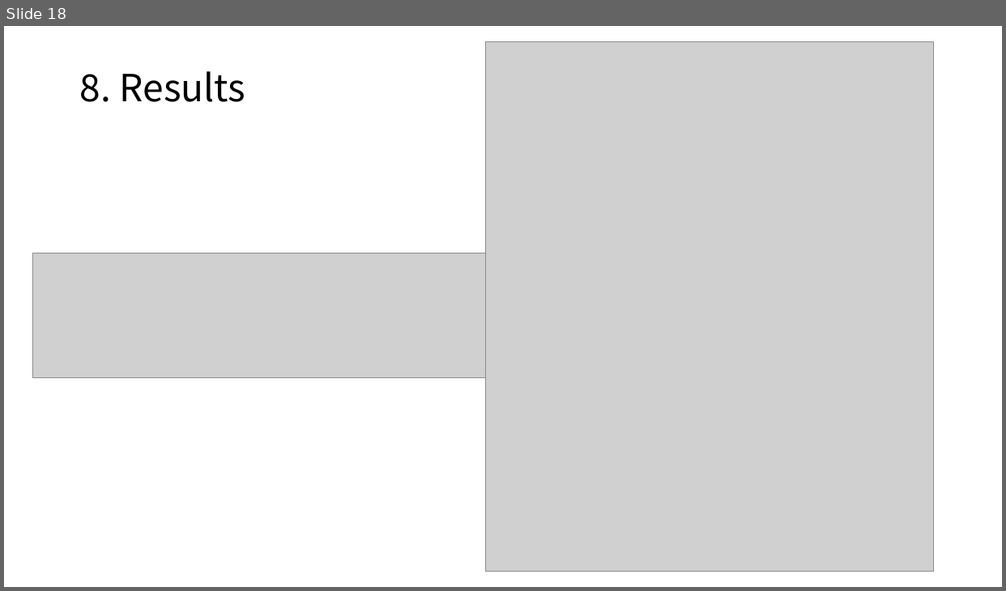
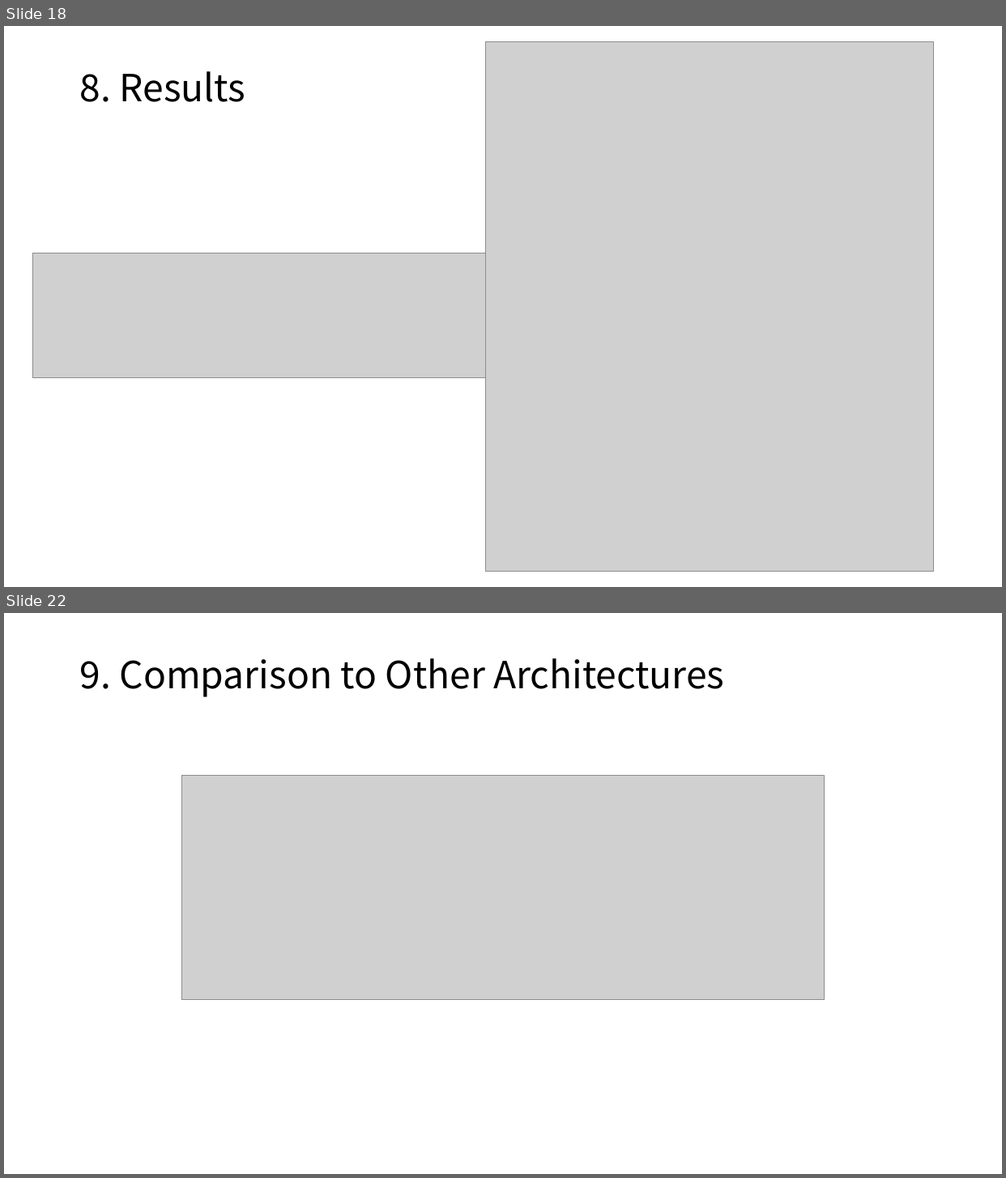
Before and after one commit to Hansimov/computer-animation-2019, a slide deck: final/papers/paper_pre_于泽汉.pptx. Shown one above the other, each under a label of ours: slide 18 before the commit, slides 18 and 22 after it; the slides between them are not shown. The pictures are 1006x591 and 1006x1178 pixels, drawn with LibreOffice and Linux fonts; fonts in the diff are those of the drawing; grey boxes stand for pictures. Boxes give left, top, right and bottom in pixels: in the first picture for what was removed or moved away, otherwise in the second. Text is boxed around its words. In the diff, an @@ line names an element or a change of style, - is before the commit and + after.

```diff
--- a/final/papers/paper_pre_于泽汉.pptx
+++ b/final/papers/paper_pre_于泽汉.pptx
@@ slide 22 added at (4,613,1002,1174), background #FFFFFF @@
@@ title added at (80,658,724,697), 36 pt, text #000000 @@
+9. Comparison to Other Architectures
@@ picture added at (182,776,825,1000) @@
```
Also in this commit, not shown: 1 slide changed, 5 other slides added, 1 slide removed, 12 other files.
